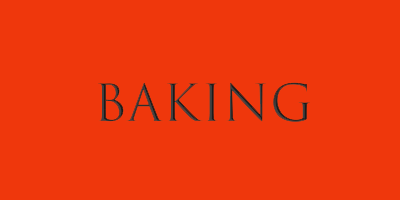
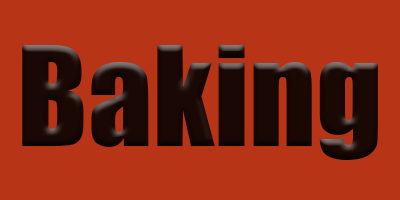
Layer changes from the first w=400, h=200 image to the second:
added layer "Baking" above "Layer 1" over [22, 45, 378, 160]
renamed "BAKING" to "Layer 1", painted on it over [0, 0, 400, 200]
